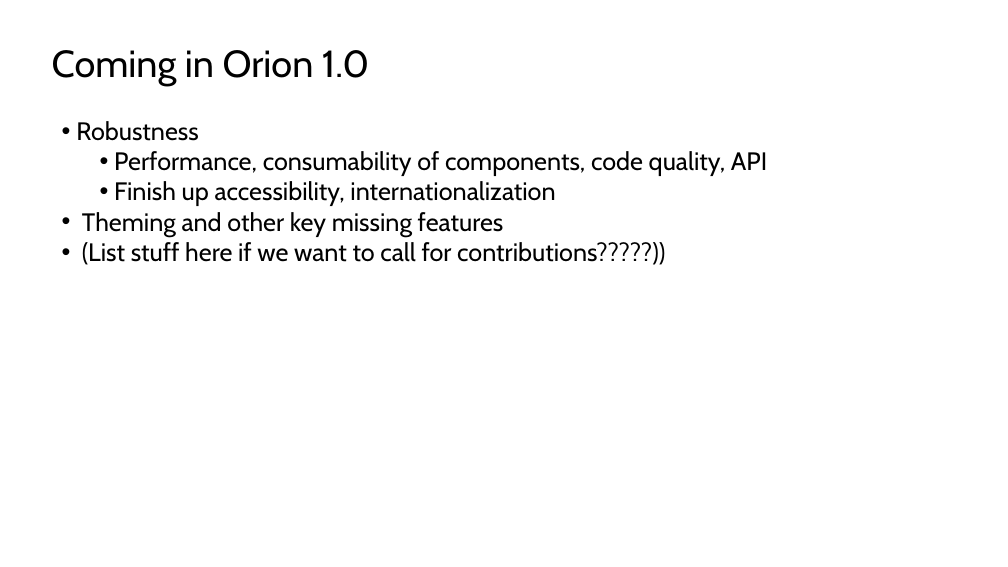
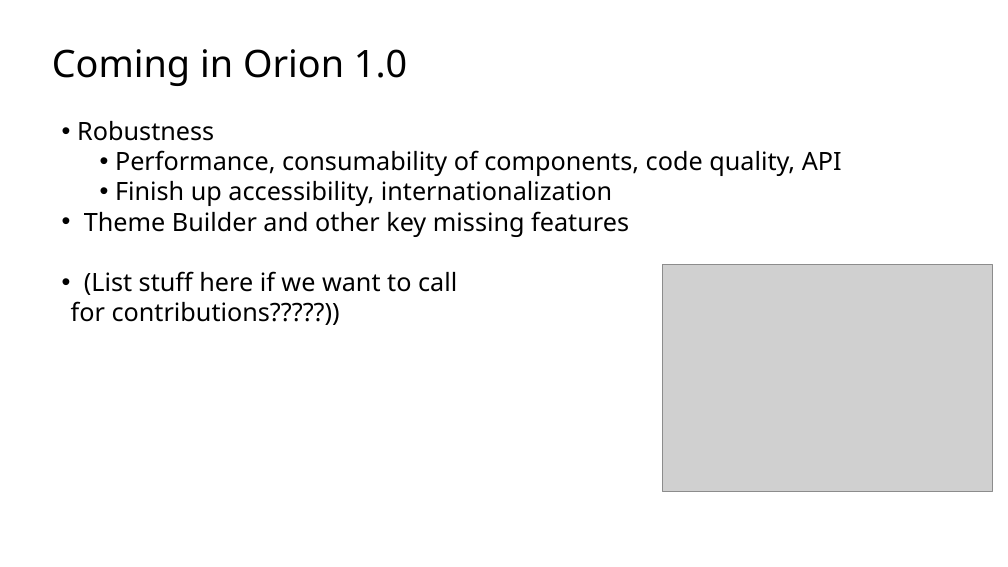
Before and after one commit to sfmccourt/oscon, a slide deck: slide 9 of osconorion.odp. Drawn at 1008x567 pixels with LibreOffice and Linux fonts; fonts in the diff are those of the drawing; grey boxes stand for pictures; background and template pictures are left out. Boxes give left, top, right and bottom in pixels: in the first picture for what was removed or moved away, otherwise in the second. Text is boxed around its words. In the diff, an @@ line names an element or a change of style, - is before the commit and + after.

Commit message:
update font and add themebuilder screenshot

```diff
--- a/osconorion.odp
+++ b/osconorion.odp
@@ text at [52, 49, 842, 325]: font Cabin to Noto Sans in "Coming in Orion 1.0", "Robustness", "Performance, consumability of components, code quality, API", "Finish up accessibility, internationalization" and 1 more places @@
@@ text at [84, 211, 629, 237]: text changed; font Cabin to Noto Sans @@
-  • Theming and other key missing features
+  • Theme Builder and other key missing features
@@ picture added at [662, 265, 992, 492] @@
```
Also in this commit, not shown: 9 other slides changed.
